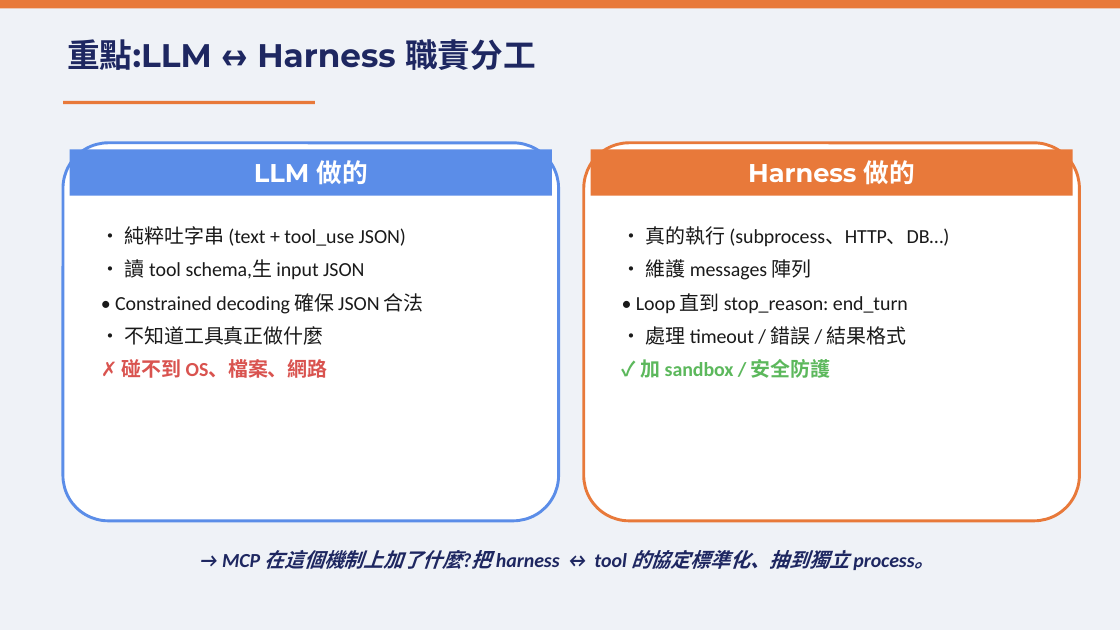
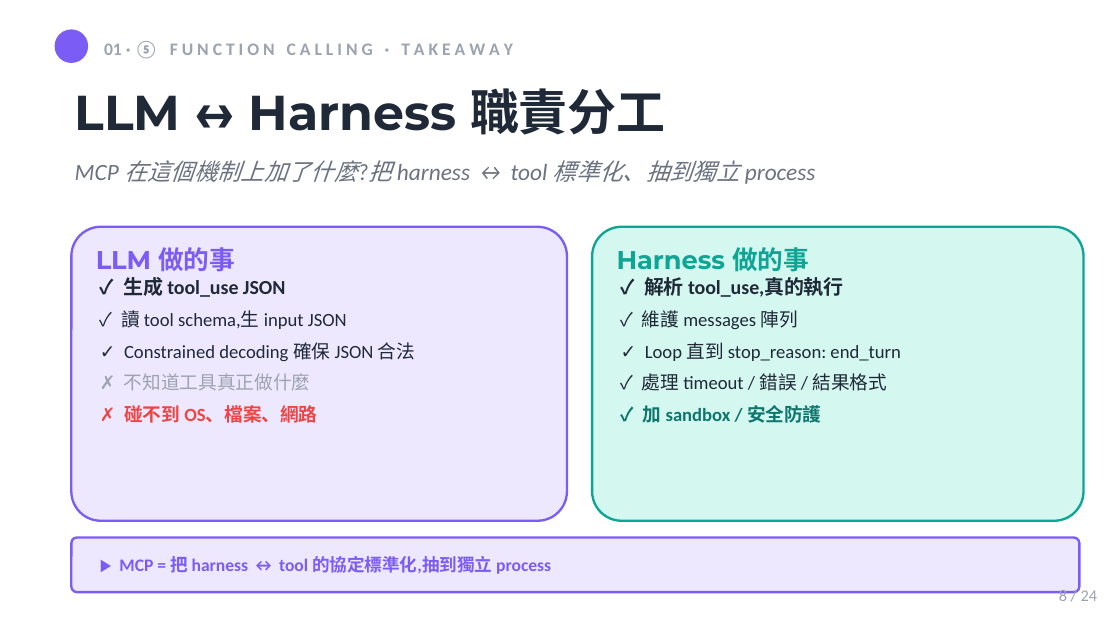
Before and after one commit to mjib007/nchu-mcp-workshop-2026, a slide deck: slide 8 of 02-how-mcp-works.pptx (slide 9 before the commit). Drawn at 1120x630 pixels with LibreOffice and Linux fonts; fonts in the diff are those of the drawing. Boxes give left, top, right and bottom in pixels: in the first picture for what was removed or moved away, otherwise in the second. Text is boxed around its words. In the diff, an @@ line names an element or a change of style, - is before the commit and + after.

```diff
--- a/02-how-mcp-works.pptx
+++ b/02-how-mcp-works.pptx
@@ rectangle at (x1=0, y1=0, x2=1120, y2=629): fill #EFF2F7 to #FFFFFF; shadow on @@
@@ rectangle removed at (x1=0, y1=0, x2=1120, y2=8) @@
@@ ellipse added at (x1=55, y1=29, x2=88, y2=63), fill #7B5CF5 @@
@@ text added at (x1=104, y1=41, x2=513, y2=58), 11.2 pt, text #9CA3AF, bold @@
+01 · ⑤ F U N C T I O N C A L L I N G · T A K E A W A Y
@@ text at (x1=75, y1=88, x2=666, y2=135): text changed; size 21 to 31.5 pt; text colour #1E2761 to #1F2937 @@
-重點:LLM ↔ Harness 職責分工
+LLM ↔ Harness 職責分工
@@ rectangle removed at (x1=63, y1=101, x2=315, y2=104) @@
@@ rectangle removed at (x1=69, y1=149, x2=551, y2=195) @@
@@ rectangle removed at (x1=590, y1=149, x2=1072, y2=195) @@
@@ text added at (x1=75, y1=160, x2=816, y2=184), 15 pt, text #6B7280, italic @@
+MCP 在這個機制上加了什麼?把 harness ↔ tool 標準化、抽到獨立 process
@@ rounded rectangle resized from (x1=63, y1=142, x2=558, y2=521) to (x1=72, y1=226, x2=567, y2=520) @@
@@ rounded rectangle at (x1=72, y1=226, x2=567, y2=520): fill #FFFFFF to #EEE8FF; outline #5B8DE8 1.87 pt to #7B5CF5 1.5 pt; proportions changed @@
@@ rounded rectangle resized from (x1=584, y1=142, x2=1079, y2=521) to (x1=592, y1=226, x2=1084, y2=520) @@
@@ rounded rectangle at (x1=592, y1=226, x2=1084, y2=520): fill #FFFFFF to #D4F7F0; outline #E8793A 1.87 pt to #0EA594 1.5 pt; proportions changed @@
@@ text "LLM 做的事" at (x1=96, y1=247, x2=235, y2=272): vertical alignment middle to top @@
@@ text at (x1=96, y1=247, x2=235, y2=272): text changed; text colour #FFFFFF to #7B5CF5 @@
-LLM 做的
+LLM 做的事
@@ text "Harness 做的事" at (x1=617, y1=247, x2=809, y2=272): vertical alignment middle to top @@
@@ text at (x1=617, y1=247, x2=809, y2=272): text changed; text colour #FFFFFF to #0EA594 @@
-Harness 做的
+Harness 做的事
@@ text "✓ 生成 tool_use JSON" moved from (x1=115, y1=226, x2=424, y2=378) to (x1=121, y1=310, x2=415, y2=423) @@
@@ text "✓ 解析 tool_use,真的執行" moved from (x1=636, y1=226, x2=949, y2=378) to (x1=642, y1=310, x2=900, y2=423) @@
@@ text at (x1=121, y1=310, x2=415, y2=390): text changed; size 12.8 to 12 pt; text colour #1A1A1A to #1F2937 @@
-• 純粹吐字串 (text + tool_use JSON)
-• 讀 tool schema,生 input JSON
-• Constrained decoding 確保 JSON 合法
-• 不知道工具真正做什麼
+✓ 生成 tool_use JSON
+✓ 讀 tool schema,生 input JSON
+✓ Constrained decoding 確保 JSON 合法
+✗ 不知道工具真正做什麼
@@ text at (x1=642, y1=310, x2=900, y2=391): text changed; size 12.8 to 12 pt; text colour #1A1A1A to #1F2937 @@
-• 真的執行 (subprocess、HTTP、DB…)
-• 維護 messages 陣列
-• Loop 直到 stop_reason: end_turn
-• 處理 timeout / 錯誤 / 結果格式
+✓ 解析 tool_use,真的執行
+✓ 維護 messages 陣列
+✓ Loop 直到 stop_reason: end_turn
+✓ 處理 timeout / 錯誤 / 結果格式
@@ text at (x1=124, y1=405, x2=317, y2=423): size 12.8 to 12 pt, text colour #D9534F to #EF4444 in "✗ 碰不到 OS、檔案、網路" @@
@@ text at (x1=643, y1=405, x2=822, y2=423): size 12.8 to 12 pt, text colour #5CB85C to #0F766E in "✓ 加 sandbox / 安全防護" @@
@@ rounded rectangle added at (x1=72, y1=538, x2=1080, y2=592), fill #EEE8FF, outline #7B5CF5 1.5 pt @@
@@ text "▶ MCP = 把 harness ..." at (x1=119, y1=556, x2=551, y2=574): vertical alignment top to middle @@
@@ text at (x1=119, y1=556, x2=551, y2=574): text changed; size 12.8 to 11.2 pt; text colour #1E2761 to #7B5CF5; italic off @@
-→ MCP 在這個機制上加了什麼?把 harness ↔ tool 的協定標準化、抽到獨立 process。
+▶ MCP = 把 harness ↔ tool 的協定標準化,抽到獨立 process
@@ text added at (x1=1059, y1=590, x2=1097, y2=601), 10.5 pt, text #9CA3AF @@
+8 / 24
```
Also in this commit, not shown: 20 other slides changed, 1 slide added, 9 slides removed, 21 other files.
